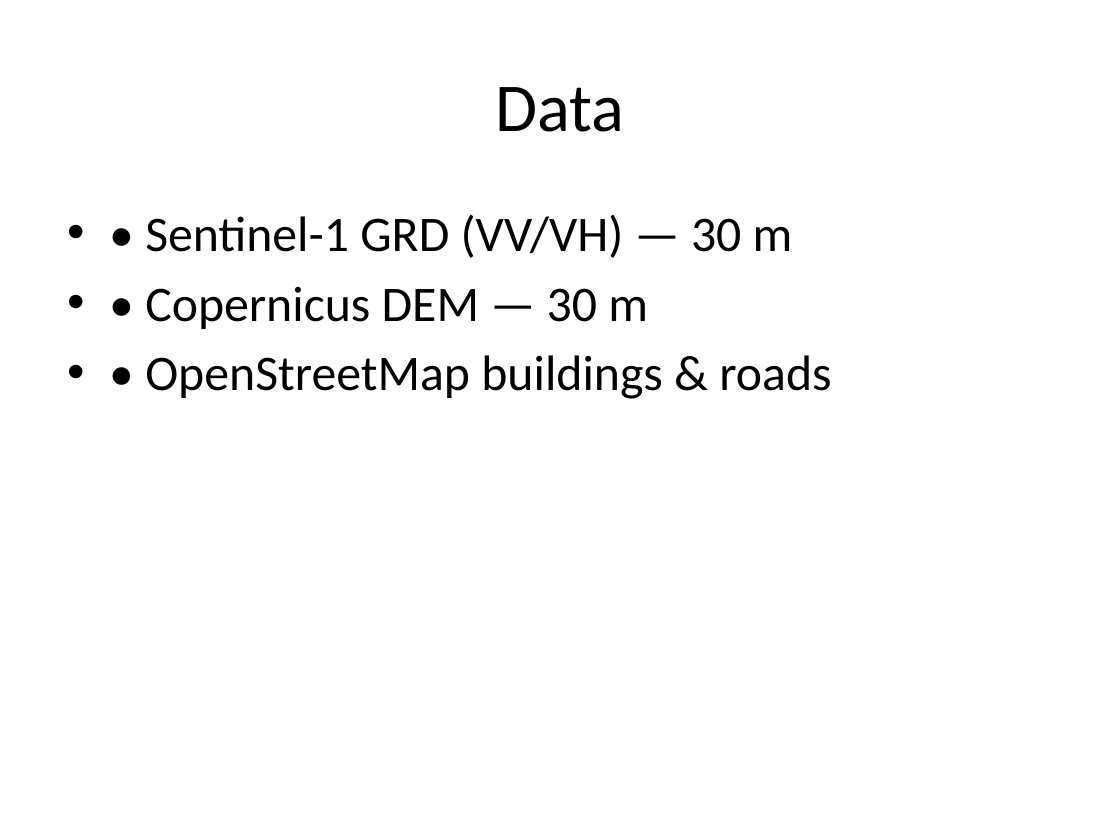
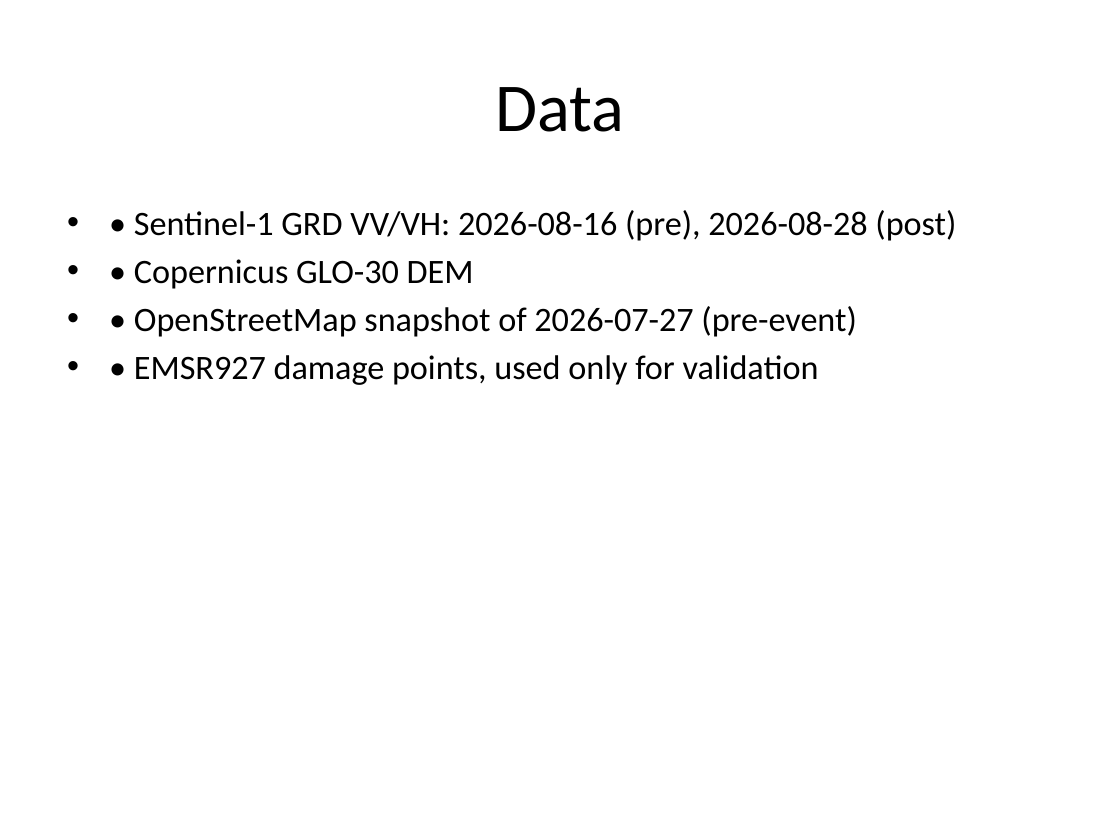
Before and after one commit to MANIKANTH678/trishuli-flood-mapping, a slide deck: slide 3 of outputs/presentation.pptx. Drawn at 1120x840 pixels with LibreOffice and Linux fonts; fonts in the diff are those of the drawing. Boxes give left, top, right and bottom in pixels: in the first picture for what was removed or moved away, otherwise in the second. Text is boxed around its words. In the diff, an @@ line names an element or a change of style, - is before the commit and + after.

```diff
--- a/outputs/presentation.pptx
+++ b/outputs/presentation.pptx
@@ text at (134, 210, 956, 385): text changed; size 32 to 22 pt @@
-• • Sentinel-1 GRD (VV/VH) — 30 m
-• • Copernicus DEM — 30 m
-• • OpenStreetMap buildings & roads
+• • Sentinel-1 GRD VV/VH: 2026-08-16 (pre), 2026-08-28 (post)
+• • Copernicus GLO-30 DEM
+• • OpenStreetMap snapshot of 2026-07-27 (pre-event)
+• • EMSR927 damage points, used only for validation
```
Also in this commit, not shown: 6 other slides changed, 3 slides added, 3 slides removed, 1 other file.
